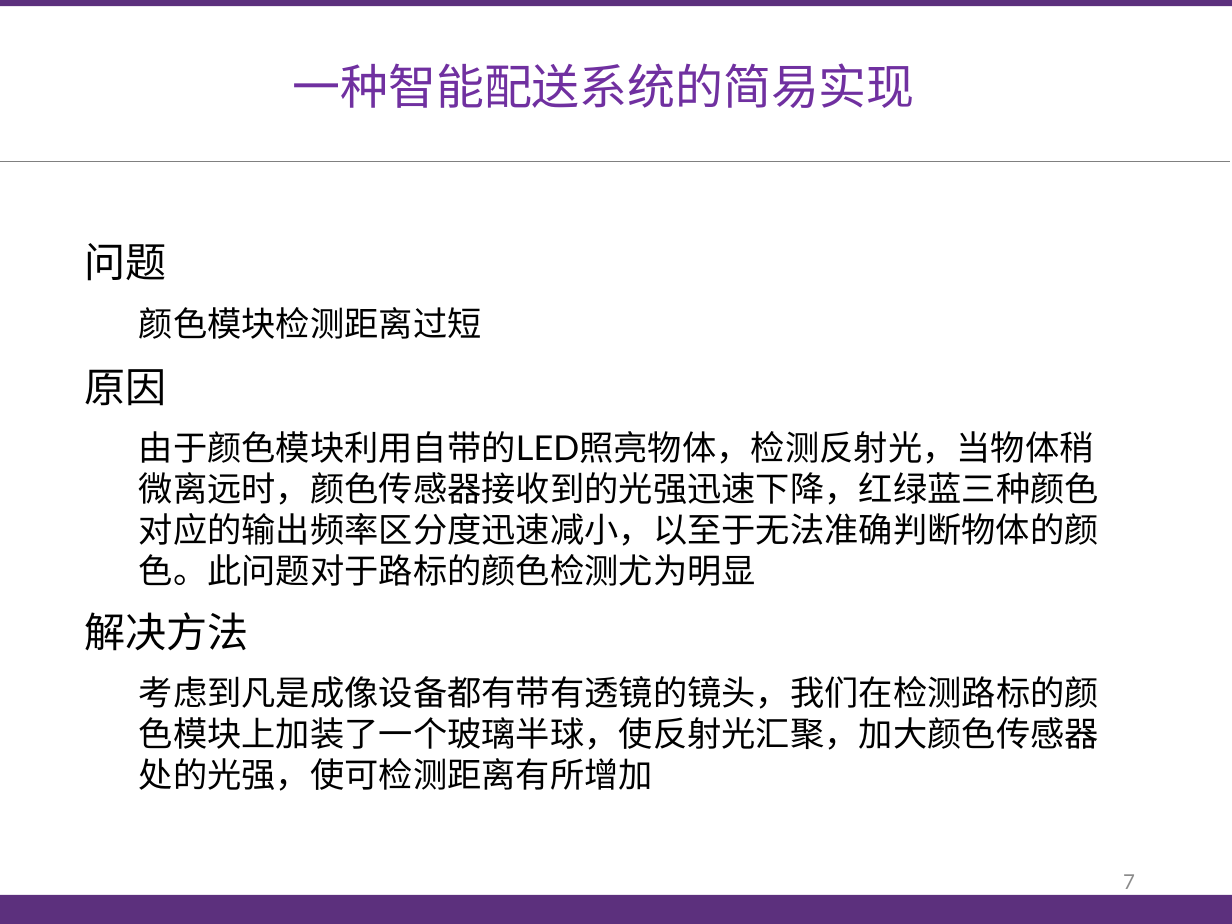
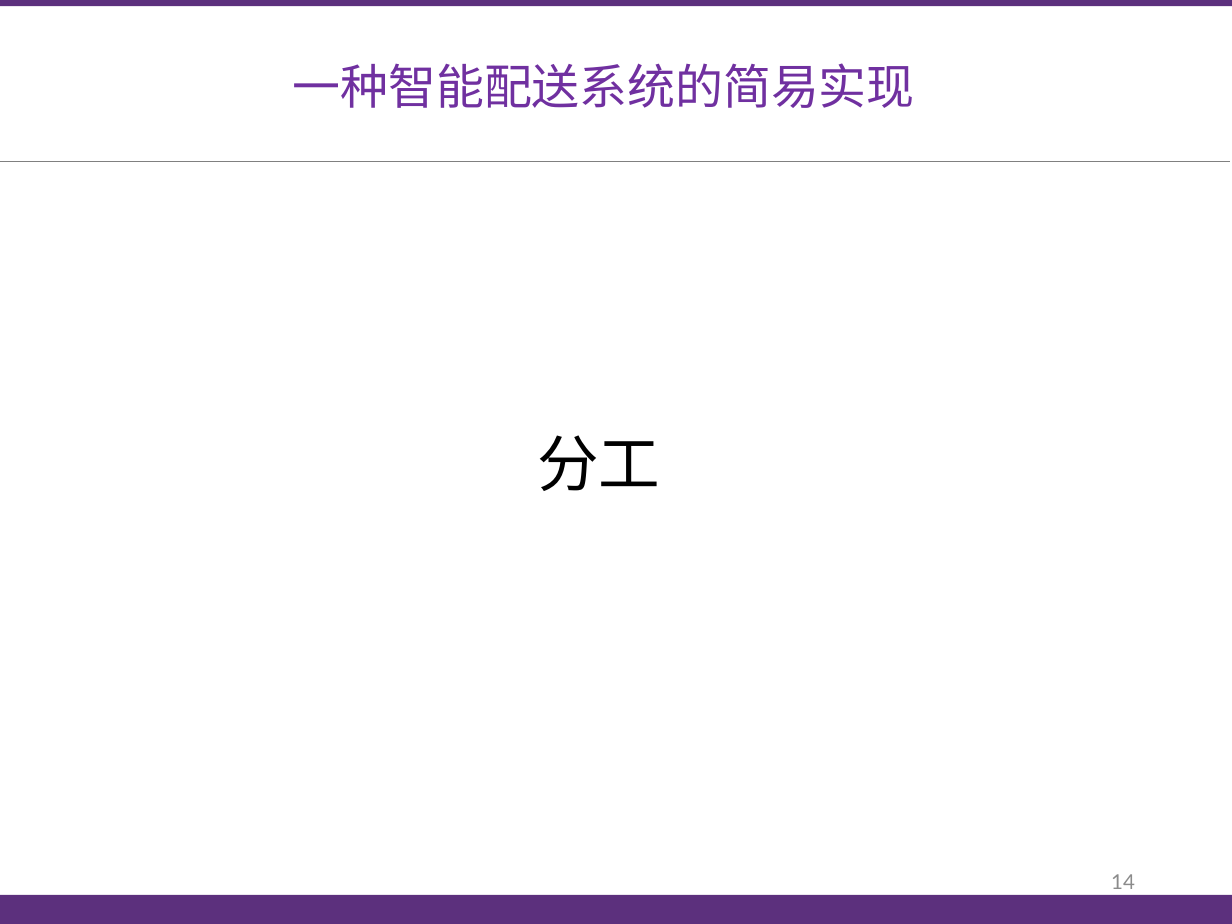
Before and after one commit to jameswhqi/summer-electronics, a slide deck: slide 14 of final_report/答辩_祁文浩_康梓峰.pptx (slide 21 before the commit). Drawn at 1232x924 pixels with LibreOffice and Linux fonts; fonts in the diff are those of the drawing. Boxes give left, top, right and bottom in pixels: in the first picture for what was removed or moved away, otherwise in the second. Text is boxed around its words. In the diff, an @@ line names an element or a change of style, - is before the commit and + after.

```diff
--- a/final_report/答辩_祁文浩_康梓峰.pptx
+++ b/final_report/答辩_祁文浩_康梓峰.pptx
@@ text removed at [84, 243, 166, 281] @@
-问题
@@ text removed at [139, 307, 482, 339] @@
-颜色模块检测距离过短
@@ text removed at [84, 369, 166, 406] @@
-原因
@@ text removed at [139, 431, 1099, 586] @@
-由于颜色模块利用自带的LED照亮物体，检测反射光，当物体稍微离远时，颜色传感器接收到的光强迅速下降，红绿蓝三种颜色对应的输出频率区分度迅速减小，以至于无法准确判断物体的颜色。此问题对于路标的颜色检测尤为明显
@@ text added at [537, 435, 660, 491], 36 pt, text #000000 @@
+分工
@@ text removed at [84, 612, 248, 651] @@
-解决方法
@@ text removed at [139, 676, 1099, 791] @@
-考虑到凡是成像设备都有带有透镜的镜头，我们在检测路标的颜色模块上加装了一个玻璃半球，使反射光汇聚，加大颜色传感器处的光强，使可检测距离有所增加
@@ page number at [1111, 874, 1135, 889]: text changed @@
-7
+14
```
Also in this commit, not shown: 13 other slides changed, 1 slide added, 1 slide removed, 2 other files.
